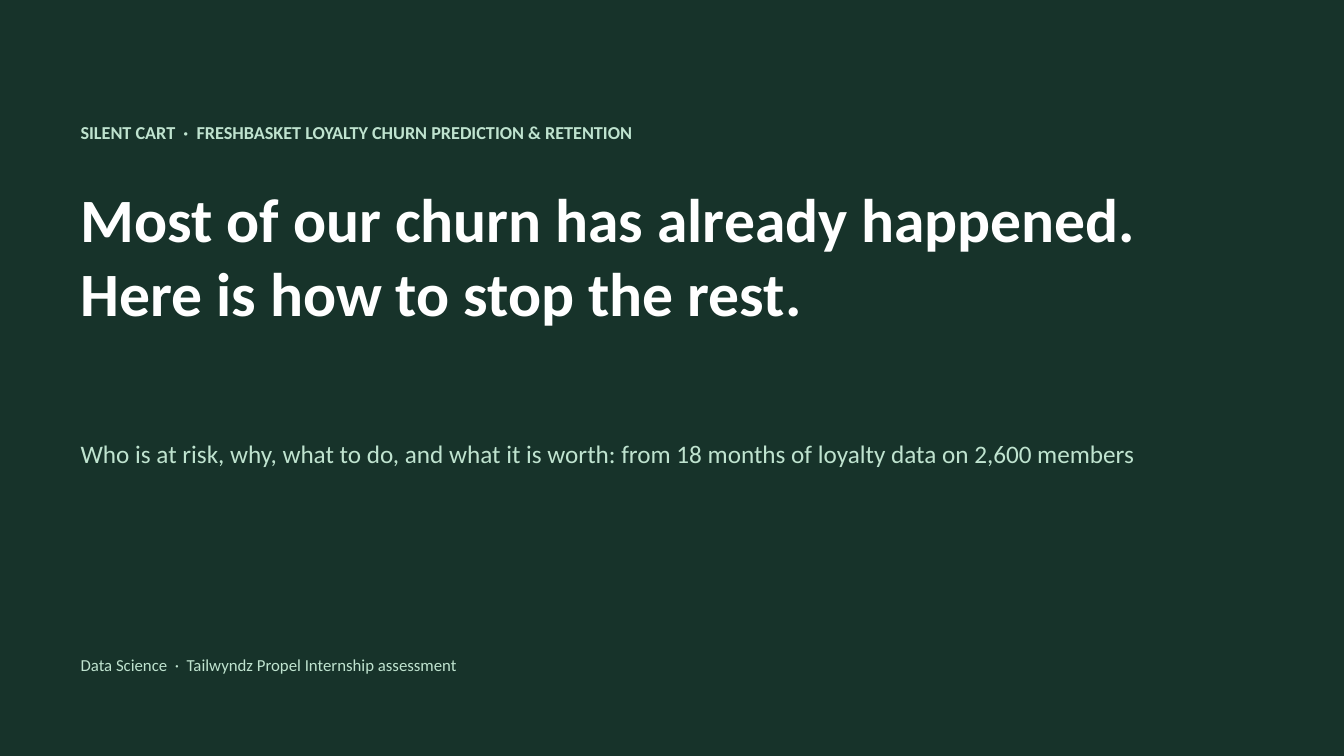
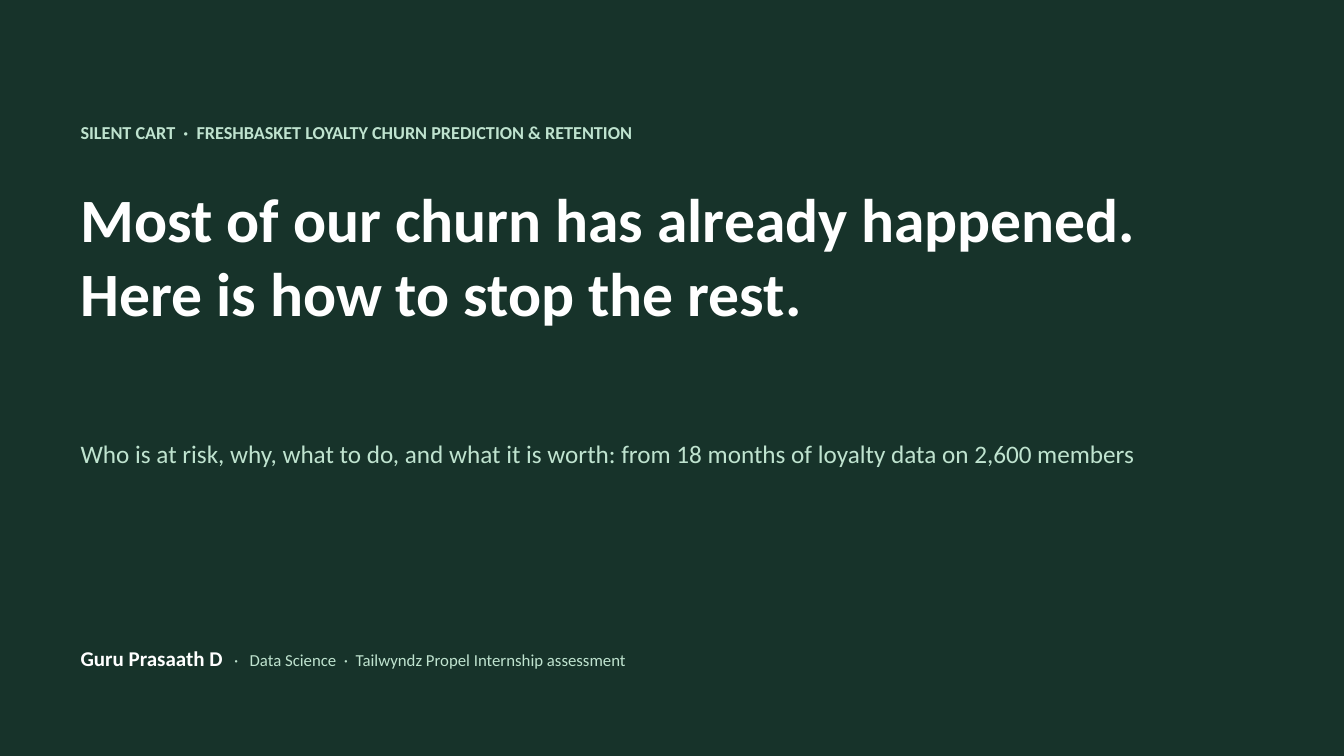
Before and after one commit to Guru-Prasaath/silent-cart, a slide deck: slide 1 of presentation/churn_presentation.pptx. Drawn at 1344x756 pixels with LibreOffice and Linux fonts; fonts in the diff are those of the drawing. Boxes give left, top, right and bottom in pixels: in the first picture for what was removed or moved away, otherwise in the second. Text is boxed around its words. In the diff, an @@ line names an element or a change of style, - is before the commit and + after.

Commit message:
Close audit loose ends; add presenter name
- Title slide: Guru Prasaath D
- README: Python 3.12+ (numpy/scipy/shap requirement)
- Hypothesis tests exclude imputed ages, so pipeline and notebook agree; outputs now
  byte-identical across re-runs (MLflow summary no longer stores run IDs/timestamps)
- Report: updated pipeline overview sentence
- API /score returns top-3 SHAP drivers and next best action
- Dashboard honours PORT; Medium-risk cut-off defined once in config
- Removed unused imports/variables; ruff lint step added to CI

```diff
--- a/presentation/churn_presentation.pptx
+++ b/presentation/churn_presentation.pptx
@@ text at [81, 651, 626, 669]: text changed @@
-Data Science · Tailwyndz Propel Internship assessment
+Guru Prasaath D · Data Science · Tailwyndz Propel Internship assessment
```
Also in this commit, not shown: 21 other files.
